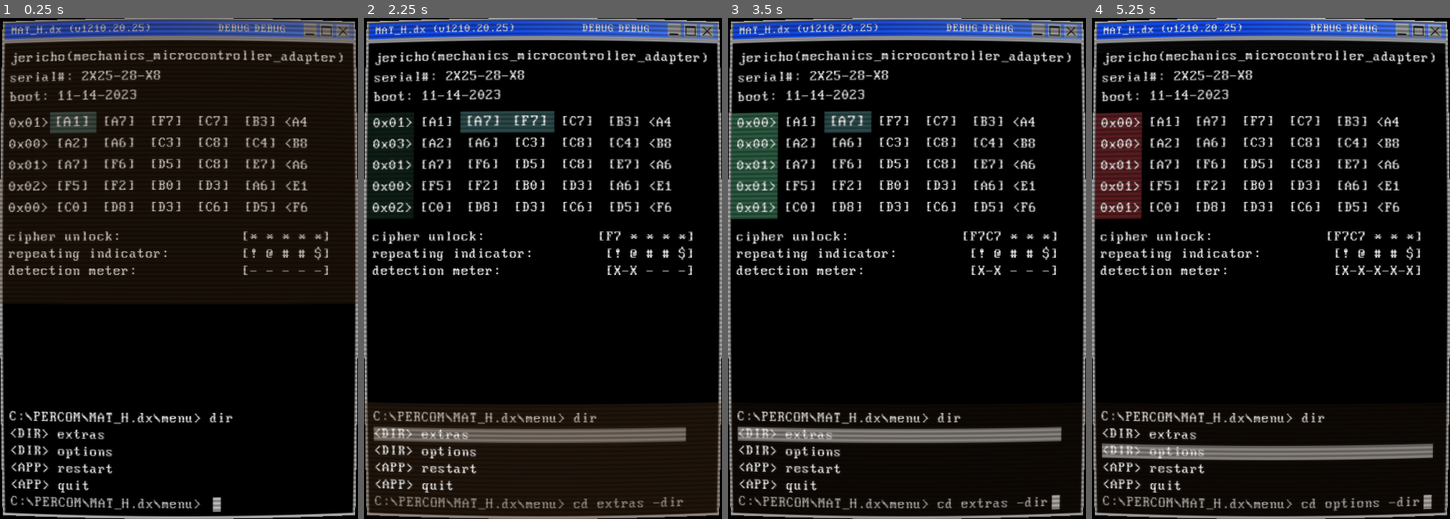
Above: before the commit, frames 1-4 (left to right).
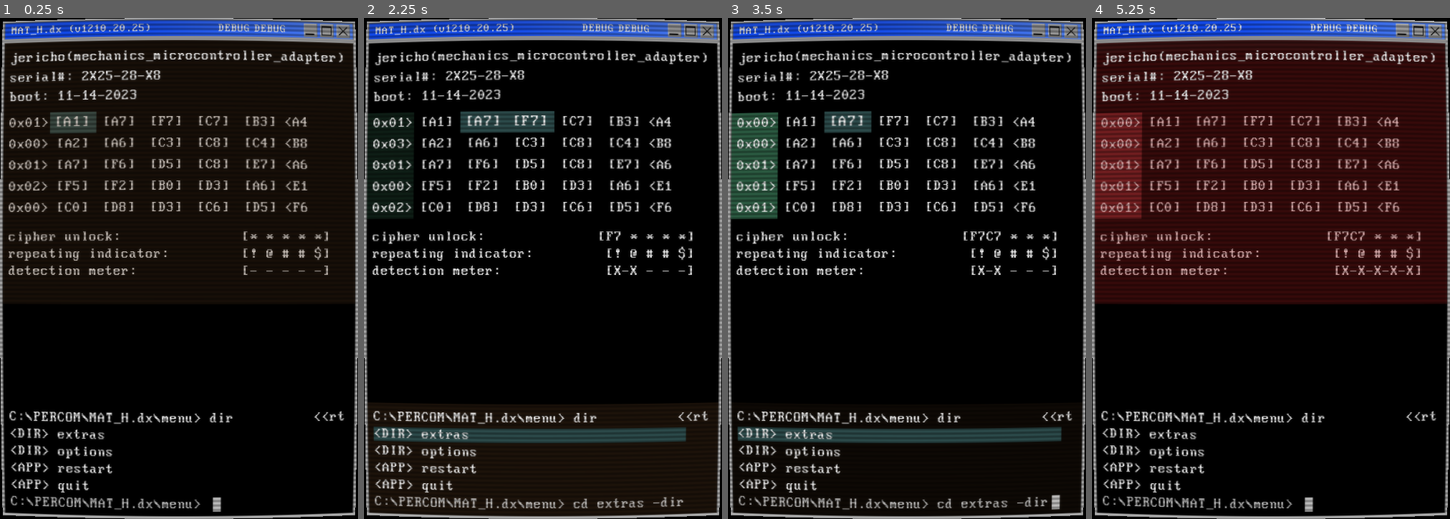
Above: after the commit, the same moments.

Repository: RusanJoshi/MAT_H.dx
Game: Godot game, scene res://main scenes/main.tscn
Same seed, same stepped clock (60 frames per second), same inputs: the game is played once before the commit and once after it.
Inputs (mouse positions are in pixels of both pictures, inside the frame that each line leads up to):
- Up to frame 1 (0.25 s): no input
- Up to frame 2 (2.25 s): drag from (435, 123) to (532, 123) at 0.52 s; drag from (482, 123) to (578, 123) at 1.27 s; tap Enter at 2 s; move the mouse to (532, 123) at 2.02 s; hold Right (right_key) from 2.03 s (still down); tap Tab (tab_key) at 2.1 s; click (532, 123) at 2.17 s
- Up to frame 3 (3.5 s): tap R (r_key) at 2.3 s; release Right (right_key) at 2.75 s; drag from (942, 123) to (846, 123) at 2.77 s
- Up to frame 4 (5.25 s): drag from (1353, 123) to (1260, 123) at 3.52 s; drag from (1163, 143) to (1353, 123) at 4.27 s; tap Space (spacebar_key) at 5 s; move the mouse to (1210, 143) at 5.02 s; hold Down (down_key) from 5.03 s (still down); tap R (r_key) at 5.1 s; click (1210, 143) at 5.17 s

The runs differ from the first frame. In frame 1, 5.5% of the frame differs, in the area x 0-100%, y 0-81%; in frame 2, 4.1%; in frame 3, 2.7%; in frame 4, 51%, in the area x 0-100%, y 4-99%.

Commit message:
willow port commit 05/12 #2

Diff:
--- a/cipher/cipher.gd
+++ b/cipher/cipher.gd
@@ -1,5 +1,5 @@
 extends Node2D
-
+#[!] This is script needs to be moved to the 'scripts' folder for the sake of consistency.
 @onready var cipher_right_label: Label = $VBoxContainer/CipherHBox/CipherRight/CipherRightLabel
 @onready var indicator_right_label: Label = $VBoxContainer/IndicatorHBox/IndicatorRight/IndicatorRightLabel
 @onready var detection_right_label: Label = $VBoxContainer/DetectionHBox/DetectionRight/DetectionRightLabel
@@ -61,17 +61,25 @@
 	if(detection_count == 5):
 		lose_state()
 
-	# update visual
+	# UPDATE VISUAL
 	detection_right_label.text = "[" + cumulative_detection_visual
 	for visual_count in ConfigGame.password_length-detection_count:
 		detection_right_label.text += " -"
 	detection_right_label.text += "]"
 
 func win_state():
+	print("cipher.gd, WIN")
 	if(passkey_progress_count == 5):
+		print(detection_count)
+		if(detection_count == 0):
+			Events.perfect_game.emit()
 		Events.victory_event.emit()
 	elif(passkey_progress_count >= 5):
-		print("[DEBUG, win_state(), cipher.gd] INVALID passkey_progress_count VALUE. >5 \nOBSERVE, RECORD, DEBUG")
+		print("[DEBUG, win_state(), cipher.gd] INVALID passkey_progress_count VALUE. (>5) \nOBSERVE, RECORD, DEBUG")
+
+func lose_state():
+	print("cipher.gd, LOSE")
+	Events.lose_event.emit()
 
 func restart():
 	print("Cipher restarting...")
@@ -86,7 +94,3 @@
 	detection_right_label.text = "[- - - - -]"
 
 	Events.cipher_ready_to_receive_passkey_actual.emit()
-
-func lose_state():
-	print("LOSE STATE.")
-	Events.lose_event.emit()
--- a/main scenes/main.tscn
+++ b/main scenes/main.tscn
@@ -8,31 +8,20 @@
 [ext_resource type="FontFile" uid="uid://dj3uy5ehse3ik" path="res://fonts/Perfect DOS VGA 437 Win.ttf" id="5_elmyh"]
 [ext_resource type="PackedScene" uid="uid://p2ena424sd2a" path="res://ui/mini_menu.tscn" id="7_lyyxq"]
 
-[sub_resource type="StyleBoxFlat" id="StyleBoxFlat_l2f3m"]
-bg_color = Color(0.823529, 0.470588, 0.647059, 0)
-
-[sub_resource type="LabelSettings" id="LabelSettings_s5ut6"]
-line_spacing = 8.0
-font = ExtResource("5_elmyh")
-font_size = 20
-
-[sub_resource type="StyleBoxFlat" id="StyleBoxFlat_r1ehd"]
-bg_color = Color(0.235294, 0.235294, 0.235294, 0.137255)
-
 [sub_resource type="Animation" id="Animation_is1ea"]
 resource_name = "FocusDimming"
 length = 0.5
 tracks/0/type = "value"
 tracks/0/imported = false
 tracks/0/enabled = true
-tracks/0/path = NodePath("FocusHighlightBackground:theme_override_styles/panel:bg_color")
+tracks/0/path = NodePath("FocusHighlightBackground:modulate")
 tracks/0/interp = 1
 tracks/0/loop_wrap = true
 tracks/0/keys = {
 "times": PackedFloat32Array(0, 0.5),
 "transitions": PackedFloat32Array(1, 1),
 "update": 0,
-"values": [Color(0.392157, 0.254902, 0.137255, 0.392157), Color(0.392157, 0.254902, 0.137255, 0.156863)]
+"values": [Color(1, 1, 1, 0.882353), Color(1, 1, 1, 0.392157)]
 }
 
 [sub_resource type="Animation" id="Animation_7gklk"]
@@ -52,17 +41,23 @@
 tracks/1/type = "value"
 tracks/1/imported = false
 tracks/1/enabled = true
-tracks/1/path = NodePath("FocusHighlightBackground:theme_override_styles/panel:bg_color")
+tracks/1/path = NodePath("FocusHighlightBackground:modulate")
 tracks/1/interp = 1
 tracks/1/loop_wrap = true
 tracks/1/keys = {
 "times": PackedFloat32Array(0),
 "transitions": PackedFloat32Array(1),
 "update": 0,
-"values": [Color(0.392157, 0.254902, 0.137255, 0.156863)]
-}
-
-[sub_resource type="Animation" id="Animation_a5774"]
+"values": [Color(1, 1, 1, 0.784314)]
+}
+
+[sub_resource type="AnimationLibrary" id="AnimationLibrary_lxix7"]
+_data = {
+"FocusDimming": SubResource("Animation_is1ea"),
+"RESET": SubResource("Animation_7gklk")
+}
+
+[sub_resource type="Animation" id="Animation_1ordg"]
 resource_name = "RollingBarAnimation"
 length = 5.0
 tracks/0/type = "value"
@@ -78,15 +73,26 @@
 "values": [Vector2(0, 0), Vector2(0, 700)]
 }
 
-[sub_resource type="AnimationLibrary" id="AnimationLibrary_lxix7"]
+[sub_resource type="AnimationLibrary" id="AnimationLibrary_rsj4i"]
 _data = {
-"FocusDimming": SubResource("Animation_is1ea"),
-"RESET": SubResource("Animation_7gklk"),
-"RollingBarAnimation": SubResource("Animation_a5774")
-}
-
-[sub_resource type="StyleBoxFlat" id="StyleBoxFlat_a03l3"]
-bg_color = Color(0.392157, 0.254902, 0.137255, 0.156863)
+"RollingBarAnimation": SubResource("Animation_1ordg")
+}
+
+[sub_resource type="StyleBoxFlat" id="StyleBoxFlat_ve7wv"]
+bg_color = Color(0.392157, 0.254902, 0.137255, 0.392157)
+
+[sub_resource type="StyleBoxFlat" id="StyleBoxFlat_2l060"]
+
+[sub_resource type="StyleBoxFlat" id="StyleBoxFlat_l2f3m"]
+bg_color = Color(0.823529, 0.470588, 0.647059, 0)
+
+[sub_resource type="LabelSettings" id="LabelSettings_s5ut6"]
+line_spacing = 8.0
+font = ExtResource("5_elmyh")
+font_size = 20
+
+[sub_resource type="StyleBoxFlat" id="StyleBoxFlat_r1ehd"]
+bg_color = Color(0.235294, 0.235294, 0.235294, 0.137255)
 
 [sub_resource type="RectangleShape2D" id="RectangleShape2D_r1io8"]
 size = Vector2(499.5, 422.5)
@@ -97,6 +103,16 @@
 [node name="Main" type="Node2D"]
 script = ExtResource("1_dpgo0")
 
+[node name="FocusAnimPlay" type="AnimationPlayer" parent="."]
+libraries = {
+"": SubResource("AnimationLibrary_lxix7")
+}
+
+[node name="RollingBarAnimPlay" type="AnimationPlayer" parent="."]
+libraries = {
+"": SubResource("AnimationLibrary_rsj4i")
+}
+
 [node name="Background" type="ColorRect" parent="."]
 offset_right = 500.0
 offset_bottom = 700.0
@@ -108,6 +124,20 @@
 
 [node name="CipherKey" parent="." instance=ExtResource("2_a8dqe")]
 position = Vector2(12, 296)
+
+[node name="FocusHighlightBackground" type="Panel" parent="."]
+modulate = Color(1, 1, 1, 0.784314)
+offset_right = 500.0
+offset_bottom = 400.0
+mouse_filter = 2
+theme_override_styles/panel = SubResource("StyleBoxFlat_ve7wv")
+
+[node name="EndFlashPanel" type="Panel" parent="."]
+visible = false
+offset_right = 500.0
+offset_bottom = 400.0
+mouse_filter = 2
+theme_override_styles/panel = SubResource("StyleBoxFlat_2l060")
 
 [node name="custom_window_border" parent="." instance=ExtResource("3_ct3fv")]
 
@@ -154,12 +184,8 @@
 [node name="RollingBar" type="Panel" parent="."]
 offset_right = 500.0
 offset_bottom = 15.0
+mouse_filter = 2
 theme_override_styles/panel = SubResource("StyleBoxFlat_r1ehd")
-
-[node name="AnimationPlayer" type="AnimationPlayer" parent="."]
-libraries = {
-"": SubResource("AnimationLibrary_lxix7")
-}
 
 [node name="Timer" type="Timer" parent="."]
 wait_time = 5.0
@@ -167,12 +193,6 @@
 
 [node name="MiniMenu" parent="." instance=ExtResource("7_lyyxq")]
 position = Vector2(12, 550)
-
-[node name="FocusHighlightBackground" type="Panel" parent="."]
-offset_right = 500.0
-offset_bottom = 400.0
-mouse_filter = 2
-theme_override_styles/panel = SubResource("StyleBoxFlat_a03l3")
 
 [node name="MatrixArea2D" type="Area2D" parent="."]
 position = Vector2(225, 233)
--- a/project.godot
+++ b/project.godot
@@ -13,7 +13,7 @@
 config/name="MAT_H.dx"
 run/main_scene="res://main scenes/main.tscn"
 config/features=PackedStringArray("4.3", "GL Compatibility")
-config/icon="res://assets/textures/mat.png"
+config/icon="res://assets/textures/mat4.png"
 
 [autoload]
 
--- a/scripts/config_game.gd
+++ b/scripts/config_game.gd
@@ -13,7 +13,11 @@
 var password_length = 5 # I don't think this is used anywhere meaningfully.
 
 var crt_shader_bool: bool = true
-var main_highlight_color: Color = Color.DARK_SLATE_GRAY
+var cell_highlight_color: Color = Color.DARK_SLATE_GRAY
+
+var default_focus_highlight_color: Color = Color8(100, 65, 35, 100)
+var win_focus_highlight_color: Color = Color8(34, 139, 34, 100)
+var lose_focus_highlight_color: Color = Color8(178, 34, 34, 100)
 
 # Toggle CRT shader/ adjust intensity
 # Adjust game volume
--- a/scripts/events.gd
+++ b/scripts/events.gd
@@ -6,9 +6,19 @@
 signal cell_clicked(pSegCode: String)
 signal progress_cipher_passkey(pSegCode: String)
 signal update_cipher_repeating_indicator(pPasskeyActual: String)
-signal cipher_ready_to_receive_passkey_actual # Emitted when the cipher scene is ready for the matrix scene to send the passkey_actual over.
+signal cipher_ready_to_receive_passkey_actual # Emitted when the cipher scene is ready for the matrix scene to send the 'passkey_actual' over.
 signal progress_detection_meter
 signal occurrence_count_update_flash
+
+#signaled:
+#listened: cipher.gd, matrix.gd
 signal victory_event
-signal restart_game #listened by matrix.gd
+#signaled:
+#listened: cipher.gd, matrix.gd
 signal lose_event
+#signaled:
+#listened: cipher.gd, matrix.gd
+signal restart_game
+#signaled: cipher.gd
+#listened: main.gd
+signal perfect_game
--- a/scripts/main.gd
+++ b/scripts/main.gd
@@ -1,35 +1,44 @@
 extends Node2D
 
-@onready var animation_player: AnimationPlayer = $AnimationPlayer
+@onready var focus_anim_play: AnimationPlayer = $FocusAnimPlay
+@onready var rolling_bar_anim_play: AnimationPlayer = $RollingBarAnimPlay
 @onready var timer: Timer = $Timer
 @onready var header_label: Label = %HeaderLabel
 @onready var date_and_time: Label = %DateAndTime
 @onready var matrix: Node2D = $Matrix
 @onready var mini_menu: Node2D = $MiniMenu
 @onready var focus_highlight_background: Panel = $FocusHighlightBackground
+@onready var end_flash_panel: Panel = $EndFlashPanel
+
 
 #focus (false = mat, true = mini menu)
 var focus_boolean: bool = false
-
 var dragging: bool = false
 var drag_offset:= Vector2i.ZERO
 var sensitivity: float = 1.2
 var datetime_dict = Time.get_datetime_dict_from_system()
-
+var stylebox
+var perfect_game_bool: bool = false
 
 func _ready():
 	print("main.gd... loaded")
+	Events.victory_event.connect(end_game_state.bind(true))
+	Events.lose_event.connect(end_game_state.bind(false))
+	Events.restart_game.connect(reset_focus_color)
+	Events.perfect_game.connect(perfect_game_toggle)
+
 	shin_update_focus()
 	date_and_time.text = "boot: " + str(datetime_dict.month) + "-" + str(datetime_dict.day) + "-" + str(datetime_dict.year)
+
+	stylebox = focus_highlight_background.get_theme_stylebox("panel") as StyleBoxFlat
 
 func _process(delta):
 	if(Input.is_action_just_pressed("tab_key")): #switches focus between the matrix and mini-menu
 		focus_boolean = !focus_boolean
 		shin_update_focus()
 
+
 func shin_update_focus():
-	animation_player.play("FocusDimming")
-
 	if(!focus_boolean):
 		matrix.has_focus = true
 		mini_menu.has_focus = false
@@ -42,6 +51,32 @@
 		focus_highlight_background.position.x = 0
 		focus_highlight_background.position.y = mini_menu.position.y - 10
 
+	focus_anim_play.play("FocusDimming")
+
+func end_game_state(pState: bool): #win/lose
+	if(pState):#win
+		if(perfect_game_bool):
+			print("blue")
+			stylebox.bg_color = Color.ROYAL_BLUE
+		else:
+			print("green")
+			stylebox.bg_color = ConfigGame.win_focus_highlight_color
+		print(stylebox.bg_color)
+	else:#lose
+		stylebox.bg_color = ConfigGame.lose_focus_highlight_color
+
+	focus_boolean = !focus_boolean
+	shin_update_focus()
+
+func reset_focus_color():
+	stylebox.bg_color = ConfigGame.default_focus_highlight_color
+	#focus_boolean = !focus_boolean
+	#shin_update_focus()
+
+func perfect_game_toggle():
+	perfect_game_bool != perfect_game_bool
+	print(perfect_game_bool)
+
 func _on_matrix_area_2d_mouse_entered() -> void:
 	if(focus_boolean):
 		focus_boolean = false
@@ -52,4 +87,4 @@
 		shin_update_focus()
 
 func _on_timer_timeout() -> void:
-	animation_player.play("RollingBarAnimation")
+	rolling_bar_anim_play.play("RollingBarAnimation")
--- a/scripts/matrix.gd
+++ b/scripts/matrix.gd
@@ -37,9 +37,9 @@
 	print("matrix.gd... loaded")
 	Events.cell_clicked.connect(matrix_cell_clicked)
 	Events.cipher_ready_to_receive_passkey_actual.connect(send_passkey_actual_to_cipher)
-	Events.victory_event.connect(player_victory)
+	Events.victory_event.connect(win_state)
+	Events.lose_event.connect(lose_state)
 	Events.restart_game.connect(restart)
-	Events.lose_event.connect(player_lose)
 
 	partition_and_cells_setup()
 	passkey_setup()
@@ -128,7 +128,7 @@
 		vpasp.stream = SoundLibrary.particle_jingle[randi_range(0,6)]
 		vpasp.play()
 		progress_passkey(pSegCode)
-		test_local()
+		#test_local()
 		occurrence_count_update()
 		occurrence_count_array[0].correct_flash() # All of them flash. I don't know why.
 	else:
@@ -147,8 +147,13 @@
 	print("Sending " + passkey_actual)
 	Events.update_cipher_repeating_indicator.emit(passkey_actual)
 
-func player_victory():
+func win_state():
 	game_won = true
+	game_ended = true
+	#TODO: And then do some animation>>
+
+func lose_state():
+	game_lost = true
 	game_ended = true
 	#TODO: And then do some animation>>
 
@@ -176,10 +181,6 @@
 	game_lost = false
 	game_ended = false
 
-func player_lose():
-	game_lost = true
-	game_ended = true
-	#TODO: And then do some animation>>
 
 func matrix_navigation(pXNav: int = 0, pYNav: int = 0):
 	if(navigation_limit_check(pXNav, pYNav)):
@@ -188,7 +189,7 @@
 
 		previous_cell = spotlight_cell
 		if(previous_cell == null):
-			print("Nothing")
+			print("DEBUG : matrix.gd, matrix_navigation()")
 		else: previous_cell.cell_hover(false)
 		spotlight_cell = partitioned_cell_array[current_y_nav][current_x_nav] # new cell at updated coords
 		spotlight_cell.cell_hover(true)
--- a/scripts/matrix_cell.gd
+++ b/scripts/matrix_cell.gd
@@ -61,7 +61,7 @@
 	if(pHover):
 		vpasp.stream = SoundLibrary.keypress_directional[randi_range(0,8)]
 		vpasp.play()
-		default_cell_stylebox.bg_color = ConfigGame.main_highlight_color
+		default_cell_stylebox.bg_color = ConfigGame.cell_highlight_color
 		default_label_settings.set_font_size(hover_font_size)
 	else:
 		default_cell_stylebox.bg_color = Color.BLACK
--- a/scripts/mini_menu.gd
+++ b/scripts/mini_menu.gd
@@ -18,6 +18,8 @@
 @onready var mo_2_highlight: Panel = %MO2Highlight
 @onready var mo_3_highlight: Panel = %MO3Highlight
 @onready var mo_4_highlight: Panel = %MO4Highlight
+@onready var rb_highlight: Panel = $ReturnButtonLabel/RBHighlight
+var moption_stylebox: StyleBoxFlat = load("res://ui/moption_highlight_test.tres")
 
 @export var has_focus: bool
 
@@ -40,7 +42,7 @@
 var entered_dir: String = ""
 var moption_dir: String = "<DIR> "
 var moption_app: String = "<APP> "
-#var moption_action: String = ""
+var moption_action: String = ""
 var moption_tag_arrangement_one: Array[String] = [
 	moption_dir, moption_dir, moption_app, moption_app]
 var moption_tag_arrangement_two: Array[String] = [
@@ -111,10 +113,11 @@
 
 func on_first_focus():
 	menu_highlights_array[directory_int_y].visible = true
-	footer_label.text = cd_into_dir_visual_text()
-
-func remove_menu_highlights(): # (?)I don't know why, but this executes once before I remember calling it.
+	footer_label.text = update_footer_text()
+
+func remove_menu_highlights(): #Also adjust the moption highlight colors
 	menu_highlights_array[directory_int_y].visible = false
+	moption_stylebox.bg_color = ConfigGame.cell_highlight_color
 	footer_label.text = current_dir_path + dir_path_end
 	directory_int_y = 0
 
@@ -153,15 +156,12 @@
 				enter_dir(previous_int_x)
 				print("<<Going back<<")
 
-	footer_label.text = cd_into_dir_visual_text()
-
-func cd_into_dir_visual_text():
+	footer_label.text = update_footer_text()
+
+func update_footer_text():
 	var cd_dir_vis: String
 	var cd_action: String
 
-
-
-	#cd_dir_vis = DIR_PATH_CONST + dir_path_end + "cd " + directory_array[directory_int_x][directory_int_y] + " -dir"
 	cd_dir_vis = pre_header_label_text + dir_path_end + "cd " + directory_array[directory_int_x][directory_int_y] + " -dir"
 
 	return cd_dir_vis
@@ -179,7 +179,7 @@
 	menu_option_three_label.text = moption_tag_array_cartridge[2] + directory_array[directory_int_x][2]
 	menu_option_four_label.text = moption_tag_array_cartridge[3] + directory_array[directory_int_x][3]
 
-	footer_label.text = cd_into_dir_visual_text()
+	footer_label.text = update_footer_text()
 
 func update_current_dir_path(pForward: bool = false):
 	var new_path: String
@@ -196,7 +196,7 @@
 		entered_dir = ""
 		directory_path_array.remove_at(current_last_index)
 		current_last_index = directory_path_array.size()-1
-		pre_header_label_text = new_path
+		pre_header_label_text = directory_path_array[current_last_index]
 		header_label.text = directory_path_array[current_last_index] + dir_path_end + "dir"
 
 func extras_moption_target():
@@ -253,7 +253,7 @@
 	play_directional_key_sound()
 	directory_int_y = 0
 	menu_highlights_array[directory_int_y].visible = true
-	footer_label.text = cd_into_dir_visual_text()
+	footer_label.text = update_footer_text()
 func _on_menu_option_one_mouse_exited() -> void:
 	menu_highlights_array[0].visible = false
 func _on_menu_option_one_input_event(viewport: Node, event: InputEvent, shape_idx: int) -> void:
@@ -268,7 +268,7 @@
 	play_directional_key_sound()
 	directory_int_y = 1
 	menu_highlights_array[directory_int_y].visible = true
-	footer_label.text = cd_into_dir_visual_text()
+	footer_label.text = update_footer_text()
 func _on_menu_option_two_mouse_exited() -> void:
 	menu_highlights_array[1].visible = false
 func _on_menu_option_two_input_event(viewport: Node, event: InputEvent, shape_idx: int) -> void:
@@ -283,7 +283,7 @@
 	play_directional_key_sound()
 	directory_int_y = 2
 	menu_highlights_array[directory_int_y].visible = true
-	footer_label.text = cd_into_dir_visual_text()
+	footer_label.text = update_footer_text()
 func _on_menu_option_three_mouse_exited() -> void:
 	menu_highlights_array[2].visible = false
 func _on_menu_option_three_input_event(viewport: Node, event: InputEvent, shape_idx: int) -> void:
@@ -298,7 +298,7 @@
 	play_directional_key_sound()
 	directory_int_y = 3
 	menu_highlights_array[directory_int_y].visible = true
-	footer_label.text = cd_into_dir_visual_text()
+	footer_label.text = update_footer_text()
 func _on_menu_option_four_mouse_exited() -> void:
 	menu_highlights_array[3].visible = false
 func _on_menu_option_four_input_event(viewport: Node, event: InputEvent, shape_idx: int) -> void:
@@ -307,3 +307,21 @@
 			if event.pressed:
 				play_confirmation_key_sound()
 				moption_functions_array[directory_int_x][directory_int_y].call()
+
+#RETURN BUTTON
+func _on_return_button_area_2d_mouse_entered() -> void:
+	rb_highlight.visible = true
+	#clear other highlights
+	menu_highlights_array[0].visible = false
+	menu_highlights_array[1].visible = false
+	menu_highlights_array[2].visible = false
+	menu_highlights_array[3].visible = false
+func _on_return_button_area_2d_mouse_exited() -> void:
+	rb_highlight.visible = false
+func _on_return_button_area_2d_input_event(viewport: Node, event: InputEvent, shape_idx: int) -> void:
+	if event is InputEventMouseButton:
+		if event.button_index == MOUSE_BUTTON_LEFT:
+			if event.pressed:
+				play_confirmation_key_sound()
+				if(directory_int_x > 0):
+					menu_traversal(2)
--- a/ui/mini_menu.tscn
+++ b/ui/mini_menu.tscn
@@ -1,16 +1,15 @@
-[gd_scene load_steps=10 format=3 uid="uid://p2ena424sd2a"]
+[gd_scene load_steps=11 format=3 uid="uid://p2ena424sd2a"]
 
 [ext_resource type="Script" path="res://scripts/mini_menu.gd" id="1_53omq"]
 [ext_resource type="Script" path="res://components/variable_pitch_audio_stream_player.gd" id="2_8s568"]
 [ext_resource type="FontFile" uid="uid://dj3uy5ehse3ik" path="res://fonts/Perfect DOS VGA 437 Win.ttf" id="2_q7dcv"]
+[ext_resource type="StyleBox" uid="uid://dd1gamm6jkldw" path="res://ui/moption_highlight_test.tres" id="4_akc3f"]
 
 [sub_resource type="LabelSettings" id="LabelSettings_fxsyv"]
 line_spacing = 8.0
 font = ExtResource("2_q7dcv")
 font_size = 20
 
-[sub_resource type="StyleBoxFlat" id="StyleBoxFlat_6s7h4"]
-
 [sub_resource type="LabelSettings" id="LabelSettings_8djt8"]
 line_spacing = 8.0
 font = ExtResource("2_q7dcv")
@@ -25,11 +24,17 @@
 [sub_resource type="RectangleShape2D" id="RectangleShape2D_f2bxc"]
 size = Vector2(300, 20)
 
+[sub_resource type="RectangleShape2D" id="RectangleShape2D_e2o14"]
+size = Vector2(60, 20)
+
 [node name="MiniMenu" type="Node2D"]
 script = ExtResource("1_53omq")
 
 [node name="VPASP" type="AudioStreamPlayer" parent="."]
 script = ExtResource("2_8s568")
+
+[node name="BlinkingCursorTimer" type="Timer" parent="."]
+autostart = true
 
 [node name="VBoxContainer" type="VBoxContainer" parent="."]
 offset_right = 40.0
@@ -67,7 +72,7 @@
 grow_vertical = 2
 size_flags_vertical = 3
 mouse_filter = 2
-theme_override_styles/panel = SubResource("StyleBoxFlat_6s7h4")
+theme_override_styles/panel = ExtResource("4_akc3f")
 
 [node name="MenuOptionTwoLabel" type="Label" parent="VBoxContainer"]
 unique_name_in_owner = true
@@ -88,7 +93,7 @@
 grow_vertical = 2
 size_flags_vertical = 3
 mouse_filter = 2
-theme_override_styles/panel = SubResource("StyleBoxFlat_6s7h4")
+theme_override_styles/panel = ExtResource("4_akc3f")
 
 [node name="MenuOptionThreeLabel" type="Label" parent="VBoxContainer"]
 unique_name_in_owner = true
@@ -109,7 +114,7 @@
 grow_vertical = 2
 size_flags_vertical = 3
 mouse_filter = 2
-theme_override_styles/panel = SubResource("StyleBoxFlat_6s7h4")
+theme_override_styles/panel = ExtResource("4_akc3f")
 
 [node name="MenuOptionFourLabel" type="Label" parent="VBoxContainer"]
 unique_name_in_owner = true
@@ -130,7 +135,7 @@
 grow_vertical = 2
 size_flags_vertical = 3
 mouse_filter = 2
-theme_override_styles/panel = SubResource("StyleBoxFlat_6s7h4")
+theme_override_styles/panel = ExtResource("4_akc3f")
 
 [node name="cmdFooter" type="HBoxContainer" parent="VBoxContainer"]
 modulate = Color(1, 1, 1, 0.784314)
@@ -152,8 +157,27 @@
 label_settings = SubResource("LabelSettings_8djt8")
 metadata/_edit_lock_ = true
 
-[node name="BlinkingCursorTimer" type="Timer" parent="."]
-autostart = true
+[node name="ReturnButtonLabel" type="Label" parent="."]
+unique_name_in_owner = true
+z_index = 1
+offset_left = 427.0
+offset_right = 472.0
+offset_bottom = 20.0
+text = "<<rt"
+label_settings = SubResource("LabelSettings_fxsyv")
+
+[node name="RBHighlight" type="Panel" parent="ReturnButtonLabel"]
+visible = false
+z_as_relative = false
+layout_mode = 1
+anchors_preset = 15
+anchor_right = 1.0
+anchor_bottom = 1.0
+grow_horizontal = 2
+grow_vertical = 2
+size_flags_vertical = 3
+mouse_filter = 2
+theme_override_styles/panel = ExtResource("4_akc3f")
 
 [node name="MenuOptionOneArea2D" type="Area2D" parent="."]
 position = Vector2(150, 33)
@@ -174,13 +198,21 @@
 position = Vector2(150, 81)
 shape = SubResource("RectangleShape2D_f2bxc")
 
-[node name="MenuOptionFourArea2D2" type="Area2D" parent="."]
-
-[node name="CollisionShape2D" type="CollisionShape2D" parent="MenuOptionFourArea2D2"]
+[node name="MenuOptionFourArea2D" type="Area2D" parent="."]
+
+[node name="CollisionShape2D" type="CollisionShape2D" parent="MenuOptionFourArea2D"]
 position = Vector2(150, 105)
 shape = SubResource("RectangleShape2D_f2bxc")
 
+[node name="ReturnButtonArea2D" type="Area2D" parent="."]
+position = Vector2(452, 10)
+
+[node name="CollisionShape2D" type="CollisionShape2D" parent="ReturnButtonArea2D"]
+shape = SubResource("RectangleShape2D_e2o14")
+metadata/_edit_lock_ = true
+
 [node name="DebugLabel" type="Label" parent="."]
+visible = false
 offset_left = 78.0
 offset_top = -32.0
 offset_right = 118.0
@@ -196,6 +228,9 @@
 [connection signal="input_event" from="MenuOptionThreeArea2D" to="." method="_on_menu_option_three_input_event"]
 [connection signal="mouse_entered" from="MenuOptionThreeArea2D" to="." method="_on_menu_option_three_mouse_entered"]
 [connection signal="mouse_exited" from="MenuOptionThreeArea2D" to="." method="_on_menu_option_three_mouse_exited"]
-[connection signal="input_event" from="MenuOptionFourArea2D2" to="." method="_on_menu_option_four_input_event"]
-[connection signal="mouse_entered" from="MenuOptionFourArea2D2" to="." method="_on_menu_option_four_mouse_entered"]
-[connection signal="mouse_exited" from="MenuOptionFourArea2D2" to="." method="_on_menu_option_four_mouse_exited"]
+[connection signal="input_event" from="MenuOptionFourArea2D" to="." method="_on_menu_option_four_input_event"]
+[connection signal="mouse_entered" from="MenuOptionFourArea2D" to="." method="_on_menu_option_four_mouse_entered"]
+[connection signal="mouse_exited" from="MenuOptionFourArea2D" to="." method="_on_menu_option_four_mouse_exited"]
+[connection signal="input_event" from="ReturnButtonArea2D" to="." method="_on_return_button_area_2d_input_event"]
+[connection signal="mouse_entered" from="ReturnButtonArea2D" to="." method="_on_return_button_area_2d_mouse_entered"]
+[connection signal="mouse_exited" from="ReturnButtonArea2D" to="." method="_on_return_button_area_2d_mouse_exited"]
--- /dev/null
+++ b/ui/moption_highlight_test.tres
@@ -0,0 +1,3 @@
+[gd_resource type="StyleBoxFlat" format=3 uid="uid://dd1gamm6jkldw"]
+
+[resource]
Binary file added: assets/textures/mat4.png
Not shown, added: assets/textures/mat4.png.import
Not shown: 1 places in main scenes/main.tscn that only renumber resources
